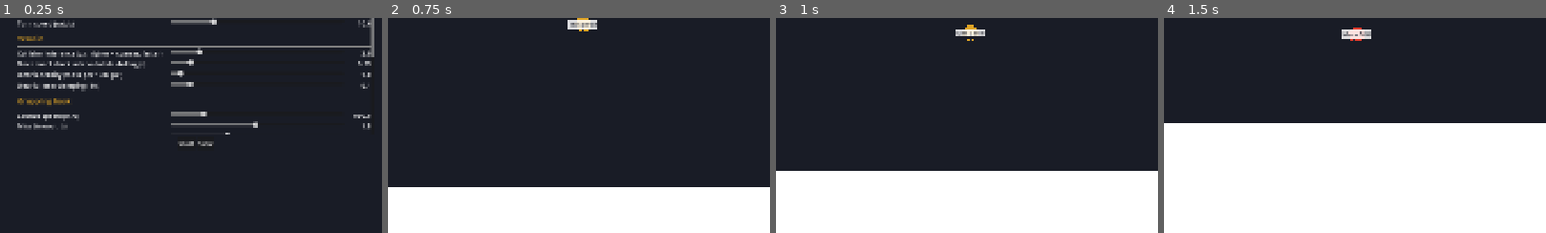
Above: before the commit, frames 1-4 (left to right).
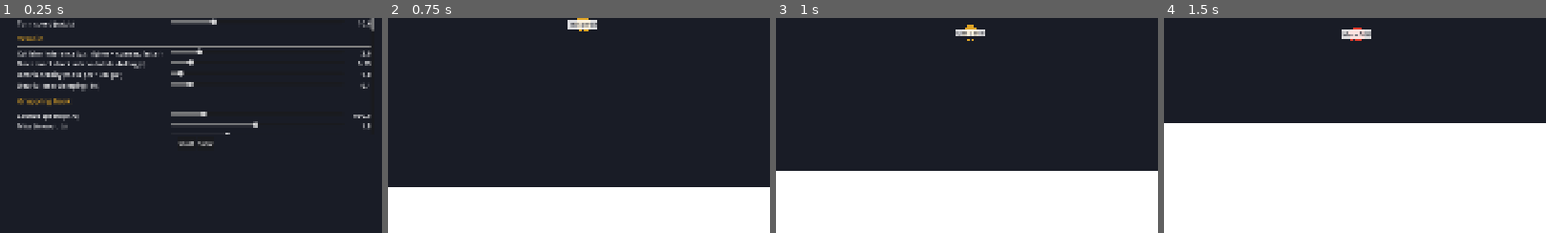
Above: after the commit, the same moments.

Repository: ooooonnnnn/Drill-Game-Prototypes
Game: Godot game, scene res://scenes/menu.tscn
The game is run twice, just before and just after one commit, with the same random seed, the same clock (stepped at 60 frames per second) and the same inputs.
Inputs (mouse positions are % of the whole screen's width and height, from its top left):
- Up to frame 1 (0.25 s): no input
- Up to frame 2 (0.75 s): click "Start" at 0.5 s
- Up to frame 3 (1 s): no input
- Up to frame 4 (1.5 s): move the mouse to (45, 70) at 1.27 s; click (45, 70) at 1.42 s
The pictures show only the part of the screen within x 24-74%, y 50-100%; the shares and areas given below are measured in that part.

The runs differ from the first frame. In frame 1, 0.2% of the frame differs, in the area x 96-98%, y 5-19%; in frame 2, nothing differs; in frame 3, nothing differs; in frame 4, nothing differs.

Commit message:
Added asteroids

Diff:
--- a/project.godot
+++ b/project.godot
@@ -8,11 +8,15 @@
 
 config_version=5
 
+[animation]
+
+compatibility/default_parent_skeleton_in_mesh_instance_3d=true
+
 [application]
 
 config/name="Drill Game Prototypes"
 run/main_scene="res://scenes/menu.tscn"
-config/features=PackedStringArray("4.3", "Forward Plus")
+config/features=PackedStringArray("4.6", "Forward Plus")
 config/icon="res://icon.svg"
 
 [autoload]
@@ -32,5 +36,3 @@
 [rendering]
 
 environment/defaults/default_clear_color=Color(0.1, 0.11, 0.15, 1)
-
-renderer/rendering_method="forward_plus"
--- a/scenes/game.tscn
+++ b/scenes/game.tscn
@@ -1,9 +1,10 @@
-[gd_scene load_steps=5 format=3]
+[gd_scene load_steps=6 format=3]
 
 [ext_resource type="Script" path="res://scripts/game.gd" id="1"]
 [ext_resource type="PackedScene" path="res://scenes/player.tscn" id="2"]
 [ext_resource type="PackedScene" path="res://scenes/terrain.tscn" id="3"]
 [ext_resource type="PackedScene" path="res://scenes/enemy.tscn" id="4"]
+[ext_resource type="Script" path="res://scripts/asteroid_belt.gd" id="5"]
 
 [node name="Game" type="Node2D"]
 script = ExtResource("1")
@@ -15,6 +16,10 @@
 
 [node name="Enemy" parent="." node_paths=PackedStringArray("player") instance=ExtResource("4")]
 player = NodePath("../Player")
+
+[node name="AsteroidBelt" type="Node2D" parent="." node_paths=PackedStringArray("terrain")]
+script = ExtResource("5")
+terrain = NodePath("../Terrain")
 
 [node name="Camera" type="Camera2D" parent="."]
 process_callback = 0
--- /dev/null
+++ b/scripts/asteroid.gd
@@ -0,0 +1,39 @@
+extends RigidBody2D
+## A falling asteroid: an inertial disc with no gravity or damping, so it keeps
+## the velocity it spawns with. It collides physically only with debris, which
+## it shoves aside by mass; AsteroidBelt handles its other contacts and erases
+## the terrain it touches.
+
+const MassLabel := preload("res://scripts/mass_label.gd")
+const ASTEROID_LAYER := 16
+const DEBRIS_LAYER := 4
+const BODY_COLOR := Color("8a8f99")
+const RIM_COLOR := Color("5b606b")
+
+var radius := 40.0
+var previous_position := Vector2.ZERO ## global; start of this frame's swept path
+
+
+func setup(p_radius: float, p_mass: float, velocity: Vector2) -> void:
+	radius = p_radius
+	mass = p_mass
+	linear_velocity = velocity
+	gravity_scale = 0.0
+	linear_damp_mode = RigidBody2D.DAMP_MODE_REPLACE
+	linear_damp = 0.0
+	angular_damp_mode = RigidBody2D.DAMP_MODE_REPLACE
+	angular_damp = 0.0
+	collision_layer = ASTEROID_LAYER
+	collision_mask = DEBRIS_LAYER
+	continuous_cd = RigidBody2D.CCD_MODE_CAST_SHAPE
+	var circle := CircleShape2D.new()
+	circle.radius = radius
+	var shape := CollisionShape2D.new()
+	shape.shape = circle
+	add_child(shape)
+	add_child(MassLabel.new())
+
+
+func _draw() -> void:
+	draw_circle(Vector2.ZERO, radius, BODY_COLOR)
+	draw_arc(Vector2.ZERO, radius, 0.0, TAU, 48, RIM_COLOR, maxf(2.0, radius * 0.08))
--- /dev/null
+++ b/scripts/asteroid_belt.gd
@@ -0,0 +1,62 @@
+extends Node2D
+## Asteroid belt: a vertical strip left of the terrain, HEIGHT_SCREENS screens
+## tall with its bottom level with the terrain's, Params.belt_width_fraction
+## screens wide. Every Params.asteroid_interval seconds an asteroid spawns at
+## the top, at an evenly distributed horizontal position that keeps it wholly
+## inside the strip, and falls at Params.asteroid_speed until it reaches the
+## bottom, where it despawns. Asteroids erase the terrain and debris they touch
+## and destroy the player and enemies on contact.
+
+const Asteroid := preload("res://scripts/asteroid.gd")
+const HEIGHT_SCREENS := 3.0
+const STRIP_COLOR := Color(1, 1, 1, 0.04)
+
+@export var terrain: Node2D
+
+var _timer := 0.0
+
+
+func _ready() -> void:
+	Params.changed.connect(queue_redraw)
+
+
+func strip_rect() -> Rect2:
+	var screen := get_viewport_rect().size
+	var width := screen.x * Params.belt_width_fraction
+	var height := screen.y * HEIGHT_SCREENS
+	return Rect2(-width, screen.y - height, width, height)
+
+
+func _physics_process(delta: float) -> void:
+	_timer += delta
+	if _timer >= Params.asteroid_interval:
+		_timer = 0.0
+		_spawn()
+
+	var strip := strip_rect()
+	for asteroid: Asteroid in get_children():
+		var pos := asteroid.global_position
+		terrain.erase_path(asteroid.previous_position, pos, asteroid.radius)
+		asteroid.previous_position = pos
+		for body: FloatingBody in get_tree().get_nodes_in_group(FloatingBody.GROUP):
+			if pos.distance_to(body.global_position) < asteroid.radius + body.radius:
+				body.destroy()
+		if pos.y + asteroid.radius >= strip.end.y:
+			asteroid.queue_free()
+
+
+func _spawn() -> void:
+	var strip := strip_rect()
+	var r := Params.asteroid_radius
+	var min_x := strip.position.x + r
+	var max_x := strip.end.x - r
+	var x := randf_range(min_x, max_x) if max_x > min_x else strip.get_center().x
+	var asteroid := Asteroid.new()
+	asteroid.setup(r, Params.asteroid_mass, Vector2(0.0, Params.asteroid_speed))
+	asteroid.position = Vector2(x, strip.position.y + r)
+	asteroid.previous_position = asteroid.position
+	add_child(asteroid)
+
+
+func _draw() -> void:
+	draw_rect(strip_rect(), STRIP_COLOR)
--- a/scripts/enemy.gd
+++ b/scripts/enemy.gd
@@ -38,6 +38,10 @@
 
 
 func _physics_process(delta: float) -> void:
+	if not is_instance_valid(player): # destroyed: coast to a stop
+		_accelerate_with_friction(Vector2.ZERO, Params.enemy_max_accel / Params.enemy_max_speed, delta)
+		_move_and_slide_along_surfaces(delta)
+		return
 	var to_player := player.global_position - global_position
 	var distance := to_player.length()
 	var direction := to_player / distance if distance > 0.0 else Vector2.ZERO
--- a/scripts/floating_body.gd
+++ b/scripts/floating_body.gd
@@ -11,6 +11,7 @@
 const TERRAIN_LAYER := 2
 const DEBRIS_LAYER := 4
 const ENEMY_LAYER := 8
+const GROUP := "floating_bodies"
 
 var radius := 20.0
 ## Part of this body's velocity change in the current collision that
@@ -21,10 +22,15 @@
 
 
 func _ready() -> void:
+	add_to_group(GROUP)
 	shape.shape = CircleShape2D.new()
 	add_child(MassLabel.new())
 	Params.changed.connect(_apply_size)
 	_apply_size()
+
+
+func destroy() -> void:
+	queue_free()
 
 
 ## Overridden by subclasses.
--- a/scripts/game.gd
+++ b/scripts/game.gd
@@ -18,6 +18,8 @@
 
 
 func _physics_process(delta: float) -> void:
+	if not is_instance_valid(player): # destroyed: the camera stays where it is
+		return
 	var weight := 1.0 - exp(-Params.camera_follow_rate * delta)
 	camera.global_position = camera.global_position.lerp(player.global_position, weight)
 
--- a/scripts/params.gd
+++ b/scripts/params.gd
@@ -28,8 +28,13 @@
 	"enemy_max_accel": [200.0, 10.0, 10000.0, 10.0, "Max acceleration (px/s²)"],
 	"enemy_max_speed": [100.0, 10.0, 500.0, 10.0, "Max speed (px/s)"],
 	"enemy_knockback": [800.0, 0.0, 5000.0, 10.0, "Knockback (separation speed on contact, px/s)"],
+	"belt_width_fraction": [0.2, 0.05, 1.0, 0.01, "Belt width (fraction of screen width)"],
+	"asteroid_interval": [1.0, 0.1, 10.0, 0.1, "Spawn interval (s)"],
+	"asteroid_radius": [40.0, 5.0, 150.0, 1.0, "Radius (px)"],
+	"asteroid_speed": [400.0, 10.0, 3000.0, 10.0, "Fall speed (px/s)"],
+	"asteroid_mass": [10000.0, 1.0, 100000.0, 100.0, "Mass"],
 	"camera_follow_rate": [6.0, 0.1, 30.0, 0.1, "Follow rate (1/s; the gap shrinks by a factor e every 1/rate seconds)"],
-	"enemy_break_impulse": [30000.0, 0.0, 200000.0, 500.0, "Break impulse (collision impulse that destroys it, mass·px/s)"],
+	"enemy_break_impulse": [2000.0, 0.0, 5000.0, 500.0, "Break impulse (collision impulse that destroys it, mass·px/s)"],
 }
 
 # Menu sections, in display order: [title, [keys...]]
@@ -40,6 +45,7 @@
 	["Terrain", ["collision_tolerance", "split_interval", "debris_density", "debris_linear_damp"]],
 	["Grappling hook", ["hook_launch_speed", "hook_timeout", "hook_retract_speed", "hook_reel_speed"]],
 	["Enemy", ["enemy_mass", "enemy_max_accel", "enemy_max_speed", "enemy_knockback", "enemy_break_impulse"]],
+	["Asteroid belt", ["belt_width_fraction", "asteroid_interval", "asteroid_radius", "asteroid_speed", "asteroid_mass"]],
 	["Camera", ["camera_follow_rate"]],
 ]
 
@@ -64,6 +70,11 @@
 var enemy_knockback: float
 var enemy_break_impulse: float
 var camera_follow_rate: float
+var belt_width_fraction: float
+var asteroid_interval: float
+var asteroid_radius: float
+var asteroid_speed: float
+var asteroid_mass: float
 
 
 func _init() -> void:
--- a/scripts/terrain.gd
+++ b/scripts/terrain.gd
@@ -11,6 +11,7 @@
 const MassLabel := preload("res://scripts/mass_label.gd")
 const TERRAIN_LAYER := 2
 const DEBRIS_LAYER := 4
+const ASTEROID_LAYER := 16
 const ERASE_MARGIN := 1.0 ## extra px erased around the player so it never starts inside solid terrain
 
 @export var player: Node2D
@@ -40,7 +41,7 @@
 
 
 func _physics_process(delta: float) -> void:
-	var drilling: bool = player.is_drilling()
+	var drilling: bool = is_instance_valid(player) and player.is_drilling()
 	var due := not drilling
 	if drilling:
 		var pos := player.global_position
@@ -96,7 +97,9 @@
 func _spawn_debris(parent, piece: Dictionary):
 	var debris := RigidBody2D.new()
 	debris.collision_layer = DEBRIS_LAYER
-	debris.collision_mask = TERRAIN_LAYER | DEBRIS_LAYER
+	# Debris must scan asteroids too, or it ignores their contacts and stops them
+	# dead like a wall.
+	debris.collision_mask = TERRAIN_LAYER | DEBRIS_LAYER | ASTEROID_LAYER
 	debris.linear_damp = Params.debris_linear_damp
 	debris.angular_damp = 1.0
 	debris.continuous_cd = RigidBody2D.CCD_MODE_CAST_SHAPE
@@ -113,6 +116,13 @@
 	var chunk = Chunk.new(debris, visual, piece["image"], piece["solid_cells"])
 	_chunks.append(chunk)
 	return chunk
+
+
+## Erases a disc swept from one global point to another out of the terrain and
+## all debris. Split checks follow as for drilling.
+func erase_path(from_global: Vector2, to_global: Vector2, radius: float) -> void:
+	for chunk in _chunks:
+		chunk.stamp_path(from_global, to_global, radius)
 
 
 ## State of a chunk's body at the moment a piece is cut from it.
Not shown, added: scripts/asteroid.gd.uid
Not shown, added: scripts/asteroid_belt.gd.uid
